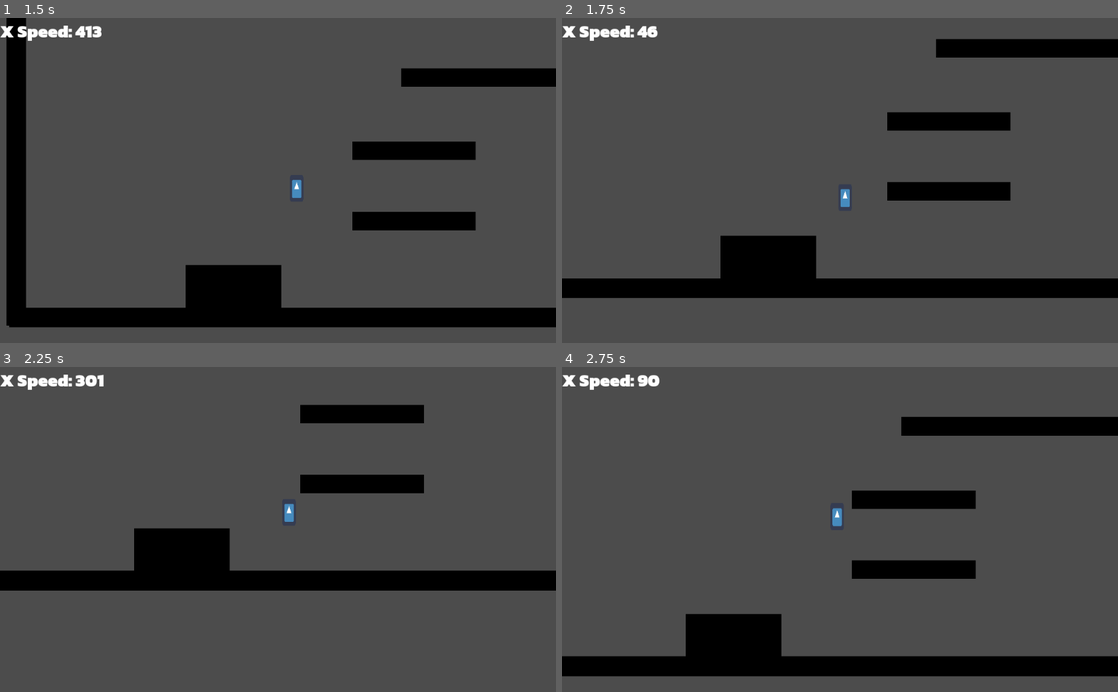
Above: before the commit, frames 1-4 (two rows, left to right).
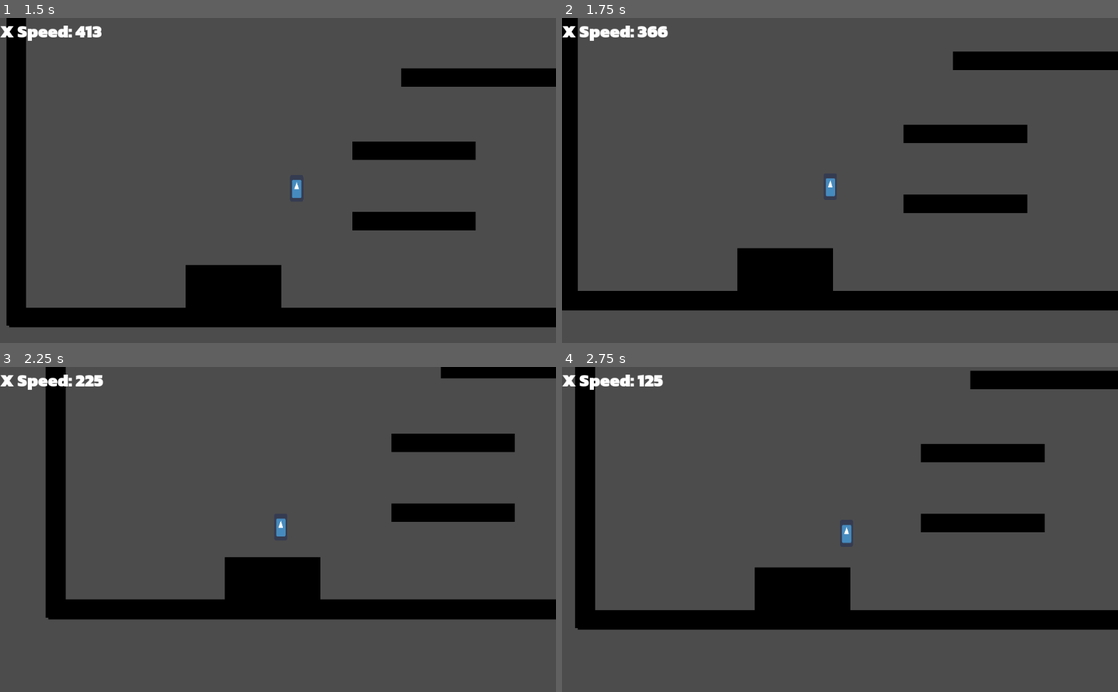
Above: after the commit, the same moments.

Repository: Project-Movement/Project-Movement
Game: Godot game, scene res://Scenes/PlayerTest.tscn
The game is run twice, just before and just after one commit, with the same random seed, the same clock (stepped at 60 frames per second) and the same inputs. The engine's default icon, where the game draws it, is replaced by a stand-in: a white triangle on a blue panel in a dark square.
Inputs (mouse positions are in pixels of both pictures, inside the frame that each line leads up to):
- Up to frame 1 (1.5 s): move the mouse to (400, 164) at 0.52 s; hold Space (jump) 0.53-1.28 s; hold D (right) from 0.53 s (still down); tap Shift (dash) at 0.6 s; move the mouse to (166, 196) at 1.27 s; tap Space (jump) at 1.35 s
- Up to frame 2 (1.75 s): keep holding D (right); tap Space (jump) at 1.52 s; tap Shift (dash) at 1.55 s
- Up to frame 3 (2.25 s): tap Space (jump) at 1.82 s; move the mouse to (333, 458) at 2.02 s; release D (right) at 2.03 s; hold A (left) from 2.03 s (still down); hold Space (jump) from 2.03 s (still down); tap Shift (dash) at 2.1 s
- Up to frame 4 (2.75 s): keep holding A (left); keep holding Space (jump)

Frame 1 is identical in both runs. In frame 2, 17% of the frame differs, in the area x 0-100%, y 0-90%; in frame 3, 23%; in frame 4, 27%, in the area x 0-100%, y 0-96%.

Commit message:
add minimum dash effect - dashing gives you at least some speed in the indicated direction

Diff:
--- a/Scenes/Player.tscn
+++ b/Scenes/Player.tscn
@@ -10,6 +10,9 @@
 
 [node name="Player" type="Node2D"]
 position = Vector2( 2, -5 )
+
+[node name="HUD" parent="." instance=ExtResource( 3 )]
+script = ExtResource( 4 )
 
 [node name="PlayerBody" type="KinematicBody2D" parent="."]
 script = ExtResource( 1 )
@@ -30,7 +33,4 @@
 
 [node name="JumpTimer" type="Timer" parent="PlayerBody"]
 
-[node name="HUD" parent="." instance=ExtResource( 3 )]
-script = ExtResource( 4 )
-
 [connection signal="timeout" from="PlayerBody/JumpTimer" to="PlayerBody" method="_on_JumpTimer_timeout"]
--- a/Scripts/PlayerController.gd
+++ b/Scripts/PlayerController.gd
@@ -51,7 +51,7 @@
 
 func _process(_delta):
 	if Input.is_action_just_pressed("jump"):
-		print("jump was pressed")
+		# print("jump was pressed")
 		has_jumped_in_bhop_interval = true
 		$JumpTimer.start()
 
@@ -145,7 +145,15 @@
 		var target = get_global_mouse_position()
 		var diff = (target - self.global_position).normalized()
 
+		# apply impulse for dash
 		velocity += diff * dash_magnitude
+		# dash minimums - if result after adding isn't as high as base magnitude
+		# force it to be the base magnitude
+		# so the dash will enfore minimum speed after using it
+		if diff.y * velocity.y < abs(diff.y * dash_magnitude):
+			velocity.y = diff.y * dash_magnitude
+		if diff.x * velocity.x < abs(diff.x * dash_magnitude):
+			velocity.x = diff.x * dash_magnitude
 
 	# do other movement kinematics calculations
 	apply_constant_forces(delta)  # like gravity
